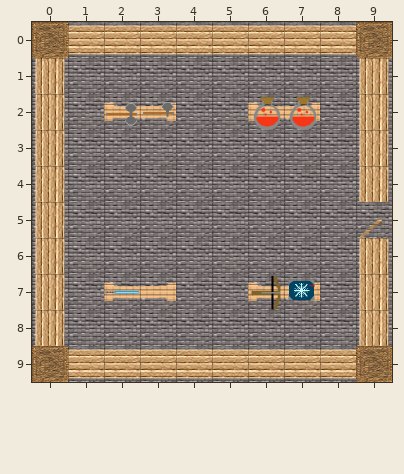
One commit to this Tiled map (JSON): compro2013/compro2013/Source/Map/Maps/Store.json. That is the earlier state.
Cells are 64x64 px. Shown: x 0..9, y 0..9.
The result:
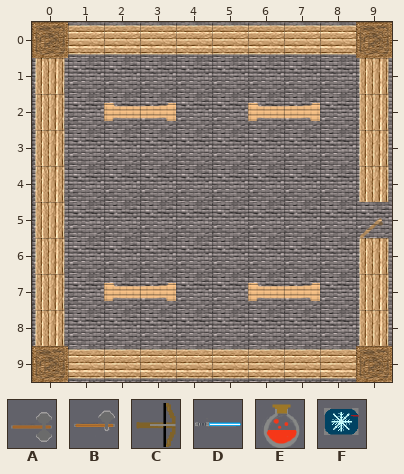
Key: from "tileset_items": A 0, B 2, C 4, D 6, E 9, F 11.
_ is an empty cell.
Edits made:
Layer "Items" (now hidden):
y 2: x 2..3 AB -> __; x 6..7 EE -> __
y 7: x 2 D -> _; x 6..7 CF -> __
Boxes around the changes in both pictures, in picture pixels (x1, y1, x2, y2):
removed: (106, 102, 174, 126)
removed: (253, 97, 317, 130)
removed: (104, 291, 140, 294)
removed: (251, 276, 315, 310)
